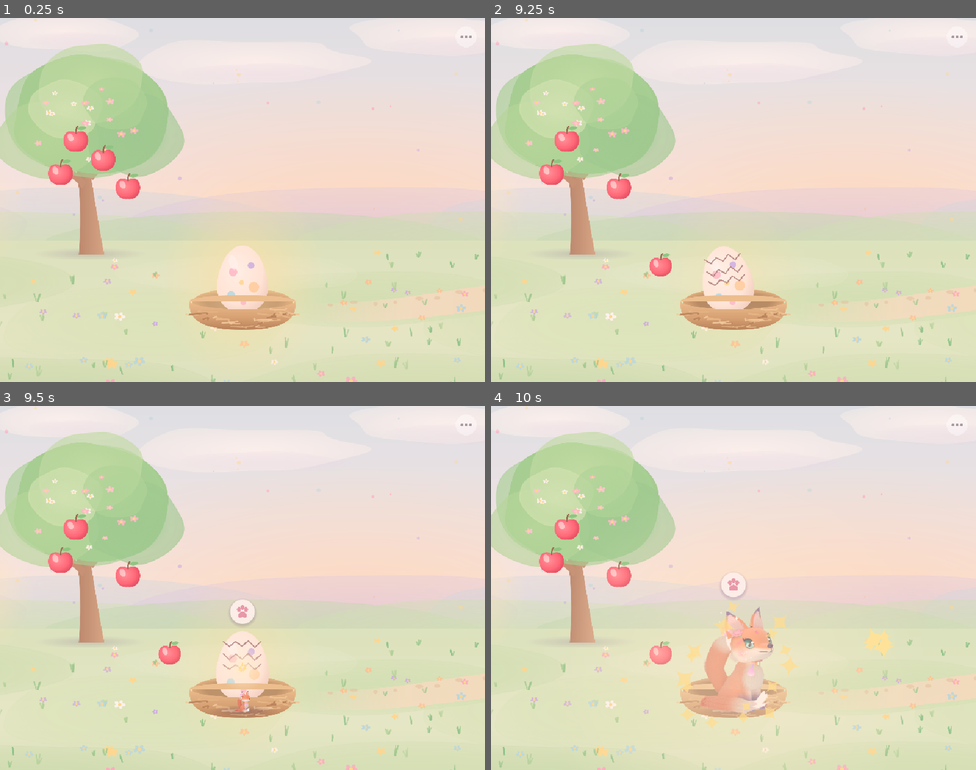
Above: before the commit, frames 1-4 (two rows, left to right).
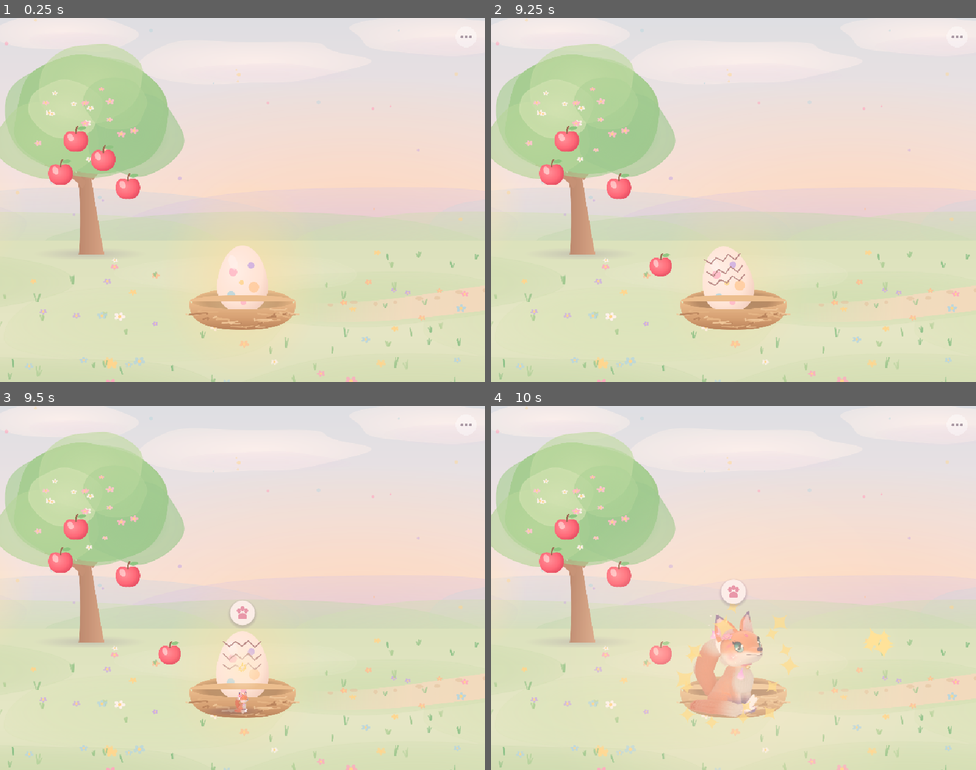
Above: after the commit, the same moments.

Repository: desphyxia/unibox
Game: Godot game, scene res://main.tscn
Two runs of this game, one before a commit and one after it. Both use one fixed random seed, a clock stepped at 60 frames per second and the inputs below.
Inputs (mouse positions are in pixels of both pictures, inside the frame that each line leads up to):
- Up to frame 1 (0.25 s): no input
- Up to frame 2 (9.25 s): tap Enter at 0.5, 5.75, 7.25 s; move the mouse to (840, 181) at 0.52 s; click (840, 181) at 0.67 s; drag from (636, 218) to (709, 272) at 1.27 s; tap Space at 2, 6.5, 8 s; move the mouse to (782, 119) at 2.02 s; click (782, 119) at 2.17 s; drag from (709, 272) to (588, 145) at 2.77 s; move the mouse to (879, 254) at 3.52 s; click (879, 254) at 3.67 s; drag from (588, 145) to (660, 109) at 4.27 s; move the mouse to (757, 200) at 5.02 s; click (757, 200) at 5.17 s; drag from (660, 109) to (636, 218) at 5.77 s; move the mouse to (840, 181) at 6.52 s; click (840, 181) at 6.67 s; drag from (636, 218) to (709, 272) at 7.27 s; move the mouse to (782, 119) at 8.02 s; click (782, 119) at 8.17 s; drag from (709, 272) to (588, 145) at 8.77 s
- Up to frame 3 (9.5 s): no input
- Up to frame 4 (10 s): move the mouse to (879, 642) at 9.52 s; click (879, 642) at 9.67 s

Frames 1-2 are identical in both runs. In frame 3, 0.2% of the frame differs, in the area x 47-53%, y 53-85%; in frame 4, 2.1%, in the area x 41-59%, y 45-86%.

Commit message:
Render the fox's walk cycle and fix taps in iOS Safari
- fox3d.py: WalkRig, a four-beat walk in place with folding knees and
  grounded paws; anchor.json so idle and walk share one ground origin
- art/tools/pack_anim.py packs a render into the game with anim.json
- The game plays the walk while the fox moves, at the speed that keeps
  the paws from sliding, and sits again when it stops
- Touch routing follows the first finger by any id: Safari numbers
  touches arbitrarily, so the old index-0 check ignored every tap
- The play-through test uses Safari-style touch ids
- Web export ships anim.json

Co-Authored-By: Claude Opus 5.5 <noreply@anthropic.com>

Diff:
--- /dev/null
+++ b/game/art/creatures/fox/idle/anim.json
@@ -0,0 +1,22 @@
+{
+ "frames": 24,
+ "fps": 12.0,
+ "anchor": [
+  183.38489532470703,
+  456.2228126525879
+ ],
+ "shadow": [
+  -40.88489532470703,
+  281.6625
+ ],
+ "stride": 0.0,
+ "stance": 0.6,
+ "crop": [
+  155,
+  46
+ ],
+ "render_anchor": [
+  338.38489532470703,
+  502.2228126525879
+ ]
+}
--- /dev/null
+++ b/game/art/creatures/fox/walk/anim.json
@@ -0,0 +1,22 @@
+{
+ "frames": 12,
+ "fps": 12.0,
+ "anchor": [
+  229.38489532470703,
+  466.2228126525879
+ ],
+ "shadow": [
+  -3.8432286580404025,
+  200.6375
+ ],
+ "stride": 88.0,
+ "stance": 0.6,
+ "crop": [
+  109,
+  36
+ ],
+ "render_anchor": [
+  338.38489532470703,
+  502.2228126525879
+ ]
+}
--- a/game/scripts/creature.gd
+++ b/game/scripts/creature.gd
@@ -7,11 +7,13 @@
 signal petted
 signal ate
 
-const FEET := Vector2(142, 471)        ## where the feet are in a frame (pixels): the creature's origin
-const MOUTH := Vector2(282, 176)       ## the mouth, for eating (frame pixels, facing right)
-const HEAD := Vector2(232, 150)
-const HEIGHT := 470.0
-const WALK_SPEED := 150.0
+## Points on the sitting fox, in render pixels of the 640-wide frames (facing right). The creature's origin is the
+## anchor from anim.json: the same ground point in every animation, so idle and walk line up.
+const FEET_R := Vector2(297, 517)
+const MOUTH_R := Vector2(437, 222)
+const HEAD_R := Vector2(387, 196)
+const TOP_R := 61.0
+const WALK_SPEED := 120.0
 const GROUND := Rect2(120, 525, 784, 205)  ## where it may walk (world), inside the always-visible area
 
 var temperament := "playful"
@@ -29,6 +31,8 @@
 var squash_v := Vector2.ONE
 var facing := 1.0
 
+var anims := {}                        ## name -> anim.json info
+var _ref := Vector2.ZERO               ## from the anchor to the sitting fox's feet, frame pixels
 var target = null                      ## Vector2 to walk to, or null
 var speed_factor := 1.0
 var busy := false                      ## reacting or eating: stands still
@@ -50,7 +54,8 @@
 var _age := 0.0
 
 
-func setup(frames: SpriteFrames, temper: String, world_scale: float) -> void:
+func setup(frames: SpriteFrames, infos: Dictionary, temper: String, world_scale: float) -> void:
+	anims = infos
 	temperament = temper
 	base_scale = world_scale
 	touch_priority = 20
@@ -62,8 +67,9 @@
 	flip.add_child(sprite)
 	sprite.sprite_frames = frames
 	sprite.centered = false
-	sprite.offset = -FEET
-	sprite.play("idle")
+	var idle: Dictionary = anims["idle"]
+	_ref = FEET_R - Vector2(idle["render_anchor"][0], idle["render_anchor"][1])
+	_play("idle")
 	sprite.frame = randi() % frames.get_frame_count("idle")
 	_next_wander = _wander_gap()
 
@@ -75,21 +81,23 @@
 
 func head_world() -> Vector2:
 	var s := depth_scale()
-	return position + Vector2((HEAD.x - FEET.x) * facing, HEAD.y - FEET.y) * s + Vector2(0, -lift)
+	var d := HEAD_R - FEET_R + _ref
+	return position + Vector2(d.x * facing, d.y) * s + Vector2(0, -lift)
 
 
 func mouth_world() -> Vector2:
 	var s := depth_scale()
-	return position + Vector2((MOUTH.x - FEET.x) * facing, MOUTH.y - FEET.y) * s + Vector2(0, -lift)
+	var d := MOUTH_R - FEET_R + _ref
+	return position + Vector2(d.x * facing, d.y) * s + Vector2(0, -lift)
 
 
 func top_world() -> Vector2:
-	return position + Vector2(0, -HEIGHT * depth_scale() - lift)
+	return position + Vector2(0, (TOP_R - FEET_R.y + _ref.y) * depth_scale() - lift)
 
 
 func hit_test(p: Vector2) -> bool:
 	var s := depth_scale()
-	var c := position + Vector2(10 * facing, -235) * s
+	var c := position + Vector2((10 + _ref.x) * facing, -235 + _ref.y) * s
 	var d := (p - c) / (Vector2(165, 250) * s)
 	return d.length() <= 1.0
 
@@ -195,7 +203,7 @@
 	## an apple dropped near it: walk over and eat it from the ground
 	food_target = apple
 	face_toward(apple.position.x)
-	walk_to(apple.position + Vector2(-(MOUTH.x - FEET.x) * depth_scale() * signf(apple.position.x - position.x + 0.01), 6), 1.2)
+	walk_to(apple.position + Vector2(-(MOUTH_R.x - FEET_R.x + _ref.x) * depth_scale() * signf(apple.position.x - position.x + 0.01), 6), 1.2)
 
 
 func eat(apple: Node2D, how: String) -> void:
@@ -261,6 +269,21 @@
 		walk_to(from + Vector2(120, 50), 0.8))
 
 
+var _still_for := 0.0
+
+
+func _play(anim: String) -> void:
+	## swap loops around the shared anchor; a small squash hides the change of pose
+	var info: Dictionary = anims[anim]
+	sprite.offset = -Vector2(info["anchor"][0], info["anchor"][1])
+	sprite.speed_scale = 1.0
+	sprite.play(anim)
+	if anim == "idle" and not busy:
+		var t := create_tween()
+		t.tween_property(self, "squash_v", Vector2(1.05, 0.95), 0.07)
+		t.tween_property(self, "squash_v", Vector2.ONE, 0.12)
+
+
 func _wander_gap() -> float:
 	match temperament:
 		"calm":
@@ -286,16 +309,31 @@
 			moving = true
 			if absf(d.x) > 3:
 				face_toward(position.x + d.x)
-	_walk_amount = move_toward(_walk_amount, 1.0 if moving else 0.0, delta * 6.0)
-	if moving:
+	var has_walk := anims.has("walk")
+	if has_walk:
+		if moving:
+			_still_for = 0.0
+			if sprite.animation != "walk":
+				_play("walk")
+			var w: Dictionary = anims["walk"]
+			# cycles per second so a paw on the ground keeps pace with the meadow
+			var v := WALK_SPEED * speed_factor
+			sprite.speed_scale = clampf(w["stance"] * v / (w["stride"] * depth_scale()), 0.4, 3.0)
+		else:
+			_still_for += delta
+			if sprite.animation == "walk" and _still_for > 0.12:
+				_play("idle")
+	_walk_amount = move_toward(_walk_amount, 1.0 if (moving and not has_walk) else 0.0, delta * 6.0)
+	if moving and not has_walk:
 		_hop += delta * 10.0 * clampf(speed_factor, 0.8, 1.6)
 	var hop := absf(sin(_hop)) * 9.0 * _walk_amount
 	var s := depth_scale()
 	body.position.y = -(lift + hop)
 	body.rotation = tilt + sin(_hop) * 0.045 * _walk_amount
 	squash.scale = squash_v * s
-	shadow.scale = Vector2(300.0, 52.0) / 256.0 * s * (1.0 - clampf((lift + hop) / 160.0, 0.0, 0.35))
-	shadow.position = Vector2(4 * facing, -4) * s
+	var info: Dictionary = anims[sprite.animation]
+	shadow.scale = Vector2(info["shadow"][1], info["shadow"][1] * 0.17) / 256.0 * s * (1.0 - clampf((lift + hop) / 160.0, 0.0, 0.35))
+	shadow.position = Vector2(info["shadow"][0] * facing, -4) * s
 	# idle life: wander a little now and then
 	if target == null and not busy and not _dragging:
 		_idle_for += delta
--- a/game/scripts/main.gd
+++ b/game/scripts/main.gd
@@ -24,14 +24,16 @@
 var time: IslandTime
 var ui: ParentUI
 var frames: SpriteFrames
+var anim_info := {}                         ## animation name -> its anim.json (anchor, shadow, stride)
 var _spots_used := {}
 var _active: Touchable = null
 var _ground_press = null
+var _finger := -1                           ## the touch being followed; Safari numbers touches arbitrarily, not from 0
 
 
 func _ready() -> void:
 	randomize()
-	frames = _load_frames("res://art/creatures/%s/idle" % Game.kind)
+	frames = _load_frames("res://art/creatures/%s" % Game.kind, ["idle", "walk"])
 	_build_world()
 	ui = ParentUI.new()
 	add_child(ui)
@@ -44,15 +46,23 @@
 	_start_session()
 
 
-func _load_frames(folder: String) -> SpriteFrames:
+func _load_frames(folder: String, names: Array) -> SpriteFrames:
+	## each animation is a folder of frames plus anim.json (made by art/tools/pack_anim.py)
 	var f := SpriteFrames.new()
-	f.add_animation("idle")
-	f.set_animation_speed("idle", 12.0)
-	f.set_animation_loop("idle", true)
-	var i := 0
-	while ResourceLoader.exists("%s/frame_%02d.png" % [folder, i]):
-		f.add_frame("idle", load("%s/frame_%02d.png" % [folder, i]))
-		i += 1
+	for anim in names:
+		var dir: String = "%s/%s" % [folder, anim]
+		var meta := FileAccess.get_file_as_string(dir + "/anim.json")
+		if meta == "":
+			continue
+		var info: Dictionary = JSON.parse_string(meta)
+		anim_info[anim] = info
+		f.add_animation(anim)
+		f.set_animation_speed(anim, float(info.get("fps", 12.0)))
+		f.set_animation_loop(anim, true)
+		var i := 0
+		while ResourceLoader.exists("%s/frame_%02d.png" % [dir, i]):
+			f.add_frame(anim, load("%s/frame_%02d.png" % [dir, i]))
+			i += 1
 	f.remove_animation("default")
 	return f
 
@@ -138,7 +148,7 @@
 func _on_hatched(at: Vector2) -> void:
 	creature = Creature.new()
 	creature.meadow = self
-	creature.setup(frames, Game.temperament, CREATURE_SCALE)
+	creature.setup(frames, anim_info, Game.temperament, CREATURE_SCALE)
 	world.add_child(creature)
 	creature.appear(at + Vector2(0, 24))
 	tag = NameTag.new()
@@ -209,6 +219,13 @@
 
 
 # ------------------------------------------------------------------ touch routing
+func _notification(what: int) -> void:
+	if what == NOTIFICATION_APPLICATION_FOCUS_OUT or what == NOTIFICATION_WM_WINDOW_FOCUS_OUT:
+		_finger = -1                                # a lift we never heard about must not lock out the next touch
+		_active = null
+		_ground_press = null
+
+
 func _to_world(screen: Vector2) -> Vector2:
 	return world.get_global_transform_with_canvas().affine_inverse() * screen
 
@@ -227,14 +244,20 @@
 func _unhandled_input(e: InputEvent) -> void:
 	if ui.blocking:
 		_active = null
+		_finger = -1
 		return
 	if e is InputEventScreenTouch:
-		if e.index != 0:
+		if e.pressed:
+			if _finger != -1 and _finger != e.index:
+				return                              # a second finger while one is down
+		elif e.index != _finger:
 			return
 		if ui.corner_rect().has_point(e.position):
+			_finger = -1
 			return
 		var p := _to_world(e.position)
 		if e.pressed:
+			_finger = e.index
 			_active = _pick(p)
 			_ground_press = null if _active else p
 			if _active:
@@ -246,7 +269,8 @@
 				_ground_tap(p)
 			_active = null
 			_ground_press = null
-	elif e is InputEventScreenDrag and e.index == 0 and _active and is_instance_valid(_active):
+			_finger = -1
+	elif e is InputEventScreenDrag and e.index == _finger and _active and is_instance_valid(_active):
 		_active.touch_move(_to_world(e.position))
 
 
--- a/game/tests/autoplay.gd
+++ b/game/tests/autoplay.gd
@@ -5,6 +5,7 @@
 var main: Node2D
 var out := "user://autoplay"
 var step := 0
+const FINGER := 4127                       ## Safari gives touches large arbitrary numbers, not 0
 
 
 func _ready() -> void:
@@ -110,7 +111,7 @@
 
 func _touch(p: Vector2, pressed: bool) -> void:
 	var e := InputEventScreenTouch.new()
-	e.index = 0
+	e.index = FINGER
 	e.position = p
 	e.pressed = pressed
 	Input.parse_input_event(e)
@@ -128,7 +129,7 @@
 
 func drag(p: Vector2) -> void:
 	var e := InputEventScreenDrag.new()
-	e.index = 0
+	e.index = FINGER
 	e.position = p
 	Input.parse_input_event(e)
 	await get_tree().process_frame
Not shown, changed: game/art/creatures/fox/idle/frame_00.png.import
Not shown, changed: game/art/creatures/fox/idle/frame_01.png.import
Not shown, changed: game/art/creatures/fox/idle/frame_02.png.import
Not shown, changed: game/art/creatures/fox/idle/frame_03.png.import
Not shown, changed: game/art/creatures/fox/idle/frame_04.png.import
Not shown, changed: game/art/creatures/fox/idle/frame_05.png.import
Not shown, changed: game/art/creatures/fox/idle/frame_06.png.import
Not shown, changed: game/art/creatures/fox/idle/frame_07.png.import
Not shown, changed: game/art/creatures/fox/idle/frame_08.png.import
Not shown, changed: game/art/creatures/fox/idle/frame_09.png.import
Not shown, changed: game/art/creatures/fox/idle/frame_10.png.import
Not shown, changed: game/art/creatures/fox/idle/frame_11.png.import
(and 42 more such lines)
